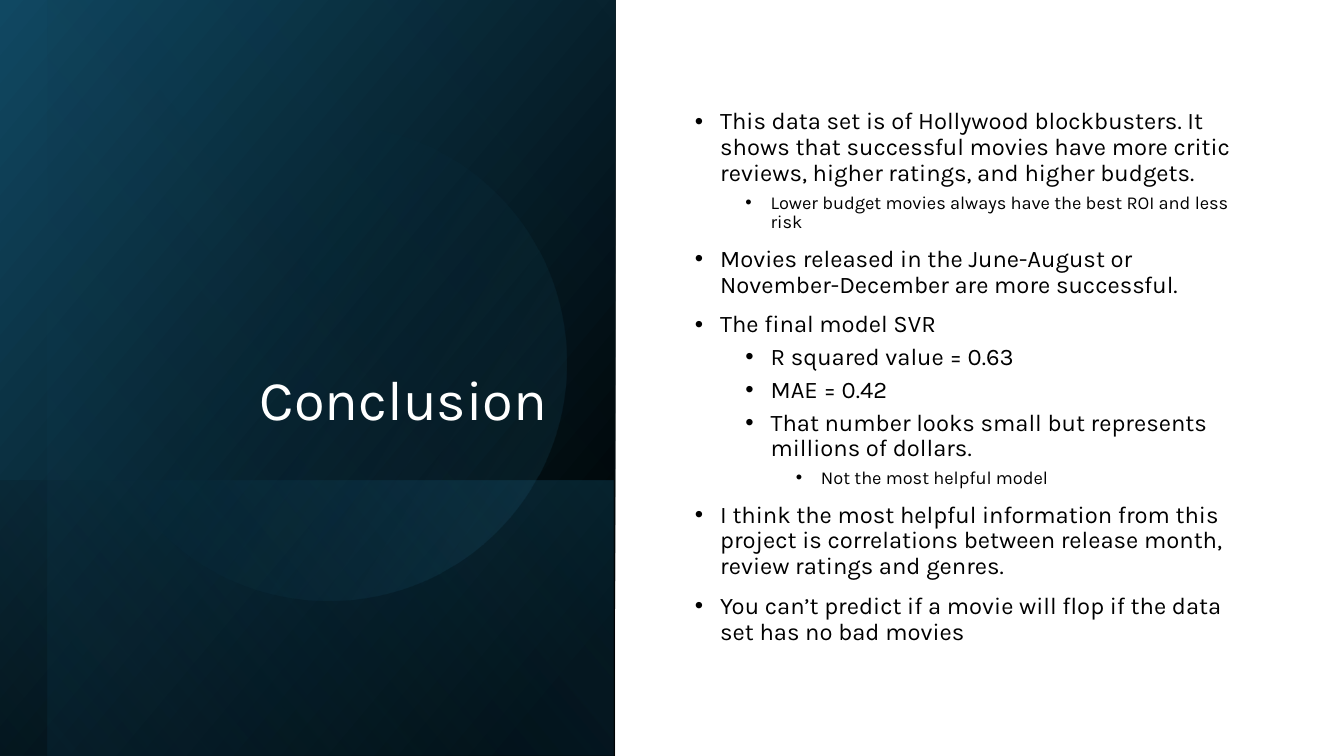
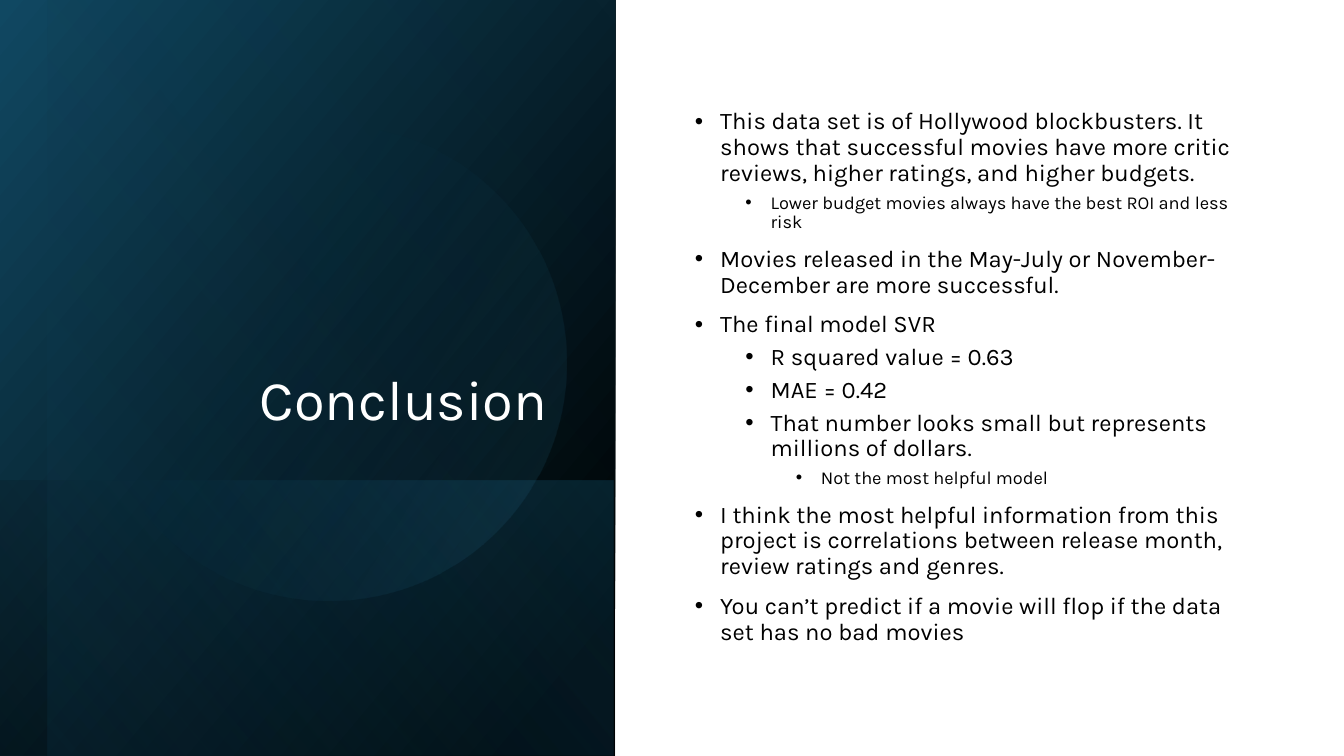
Before and after one commit to Geitjeboer/Springboard, a slide deck: slide 20 of Capstone_2/Movies slide deck.pptx. Drawn at 1344x756 pixels with LibreOffice and Linux fonts; fonts in the diff are those of the drawing. Boxes give left, top, right and bottom in pixels: in the first picture for what was removed or moved away, otherwise in the second. Text is boxed around its words. In the diff, an @@ line names an element or a change of style, - is before the commit and + after.

```diff
--- a/Capstone_2/Movies slide deck.pptx
+++ b/Capstone_2/Movies slide deck.pptx
@@ text at <box>720,250,1215,294</box>: text changed @@
-• Movies released in the June-August or November-December are more successful.
+• Movies released in the May-July or November-December are more successful.
```
Also in this commit, not shown: 1 other slide changed, 1 other file.
